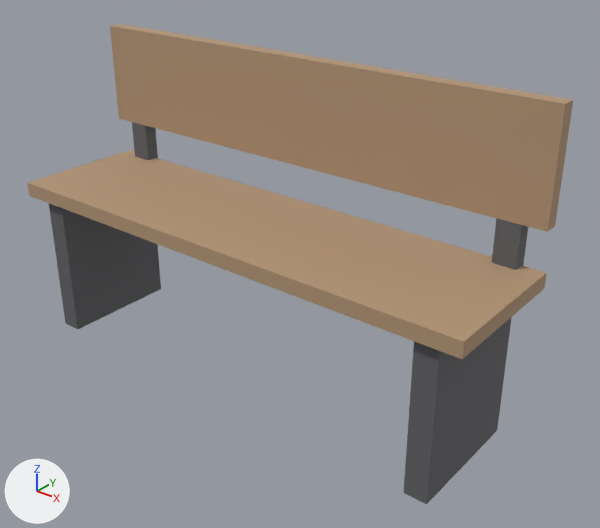
An edit to the glTF model compile/out/asset/models/placeholder_props/bench.glb, drawn before and after from the same camera.
Both versions are drawn from a 50 mm camera at (1.311, -1.457, 1.279) aimed at (0.109, 0.047, 0.347). Arrows for +X, +Y and +Z are at lower left; the lights stay in place. The older version comes first.

Objects in the first picture: 'prop'.
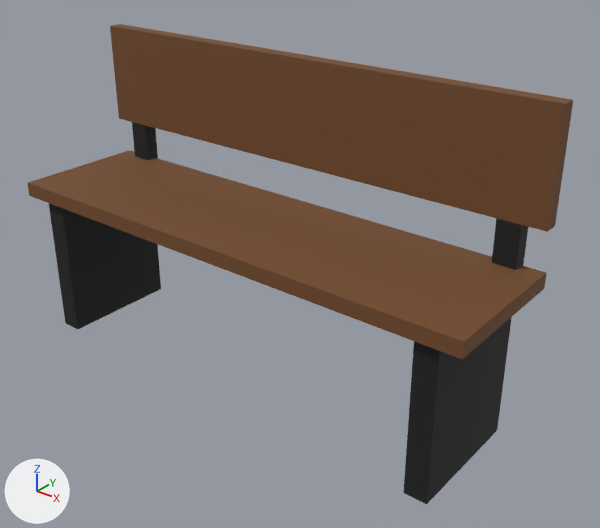
Patch to the scene script:
```diff
--- a/compile/out/asset/models/placeholder_props/bench.glb.py
+++ b/compile/out/asset/models/placeholder_props/bench.glb.py
@@ mat_wood @@
 mat_wood = principled_material('wood')
-mat_wood.base_color = (0.45, 0.3, 0.18)  # beige #b39576
+mat_wood.base_color = (0.173, 0.0707, 0.023)  # brown #734b2a
 mat_wood.roughness = 0.8
@@ mat_iron @@
 mat_iron = principled_material('iron')
-mat_iron.base_color = (0.12, 0.12, 0.13)  # dark grey #616165
+mat_iron.base_color = (0.00942, 0.00942, 0.0112)  # black #18181b
 mat_iron.roughness = 0.8
```

Where the change shows, as pixel boxes [x1, y1, x2, y2] in the pictures (600 x 528 px):
'prop', recoloured (beige to brown)
    both: [28, 24, 573, 504]
